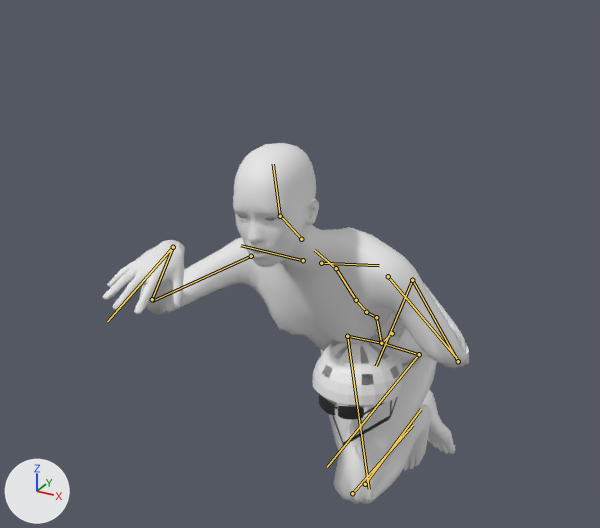
Renders of the glTF model apps/web/public/realistic/rider.glb from each side of a commit.
One viewpoint serves both versions: a 50 mm lens placed at (0.656, -1.502, 1.736), pointed at (-0.209, 0.071, 0.95). Every picture has the same lights, and +X, +Y and +Z are marked at lower left. The picture after the commit comes second. Both versions are drawn at frame 11 of the action 'crash'; the numbers are the values there. The bones that change, and the others that lie on the model, are drawn over the model as lines.

Objects in the first picture: 'helmet', 'rider'.
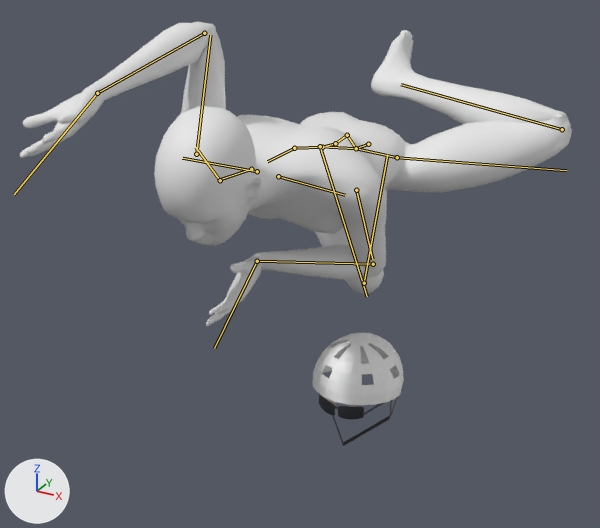
The change in detail:
Bone 'root' (bone_root) moves from (-0.072, -0.218, -0.646) to (-0.151, -0.156, -1.155).
Bone 'spine05' (bone_spine05) turns from (42, -4, 3) to (80, 5, -2) degrees about its own x, y and z.
Bone 'neck01' (bone_neck01) turns from (-17, 1, -1) to (-17, -1, 2) degrees about its own x, y and z.
Bone 'upperarm01.L' (bone_upperarm01_l) turns from (-20, -1, -10) to (-58, -2, -9) degrees about its own x, y and z.
Bone 'lowerarm01.L' (bone_lowerarm01_l) turns from (-98, 65, 58) to (-74, 3, 4) degrees about its own x, y and z.
Bone 'wrist.L' (bone_wrist_l) turns from (-92, -64, -45) to (5, 8, -75) degrees about its own x, y and z.
Bone 'upperarm01.R' (bone_upperarm01_r) turns from (-8, 6, 82) to (79, 39, -40) degrees about its own x, y and z.
Bone 'lowerarm01.R' (bone_lowerarm01_r) turns from (8, -6, 76) to (80, -45, 53) degrees about its own x, y and z.
Bone 'wrist.R' (bone_wrist_r) turns from (13, 8, -77) to (29, -8, 10) degrees about its own x, y and z.
Bone 'upperleg01.L' (bone_upperleg01_l) turns from (-51, 9, 7) to (31, 36, -76) degrees about its own x, y and z.
Bone 'lowerleg01.L' (bone_lowerleg01_l) turns from (130, -20, 9) to (137, -6, 2) degrees about its own x, y and z.
Bone 'upperleg01.R' (bone_upperleg01_r) turns from (-13, 1, -24) to (15, 9, -18) degrees about its own x, y and z.
Bone 'lowerleg01.R' (bone_lowerleg01_r) turns from (99, 12, -10) to (114, 5, -3) degrees about its own x, y and z.

Where the change shows, as pixel boxes [x1, y1, x2, y2] in the pictures (600 x 528 px):
'rider', posed (51% wider, 16% shorter)
    before: [103, 143, 469, 505]
    after: [20, 21, 572, 326]
bone 'root', root to tip
    before: (392, 333) to (381, 343)
    after: (368, 144) to (356, 148)
bone 'spine05', root to tip
    before: (381, 343) to (376, 317)
    after: (356, 148) to (347, 135)
bone 'neck01', root to tip
    before: (301, 239) to (280, 215)
    after: (251, 169) to (220, 179)
bone 'upperarm01.L', root to tip
    before: (388, 276) to (457, 359)
    after: (356, 190) to (372, 259)
bone 'lowerarm01.L', root to tip
    before: (458, 361) to (412, 280)
    after: (373, 264) to (257, 261)
bone 'wrist.L', root to tip
    before: (412, 280) to (376, 366)
    after: (257, 261) to (214, 348)
bone 'upperarm01.R', root to tip
    before: (251, 256) to (152, 301)
    after: (196, 154) to (210, 35)
bone 'lowerarm01.R', root to tip
    before: (152, 299) to (173, 247)
    after: (204, 33) to (97, 93)
bone 'wrist.R', root to tip
    before: (173, 247) to (107, 321)
    after: (97, 93) to (14, 194)
bone 'upperleg01.L', root to tip
    before: (419, 354) to (327, 467)
    after: (397, 157) to (566, 170)
bone 'lowerleg01.L', root to tip
    before: (352, 493) to (413, 425)
    after: (562, 129) to (401, 84)
bone 'upperleg01.R', root to tip
    before: (347, 336) to (369, 489)
    after: (320, 146) to (367, 296)
bone 'lowerleg01.R', root to tip
    before: (365, 484) to (421, 409)
    after: (364, 283) to (387, 154)
